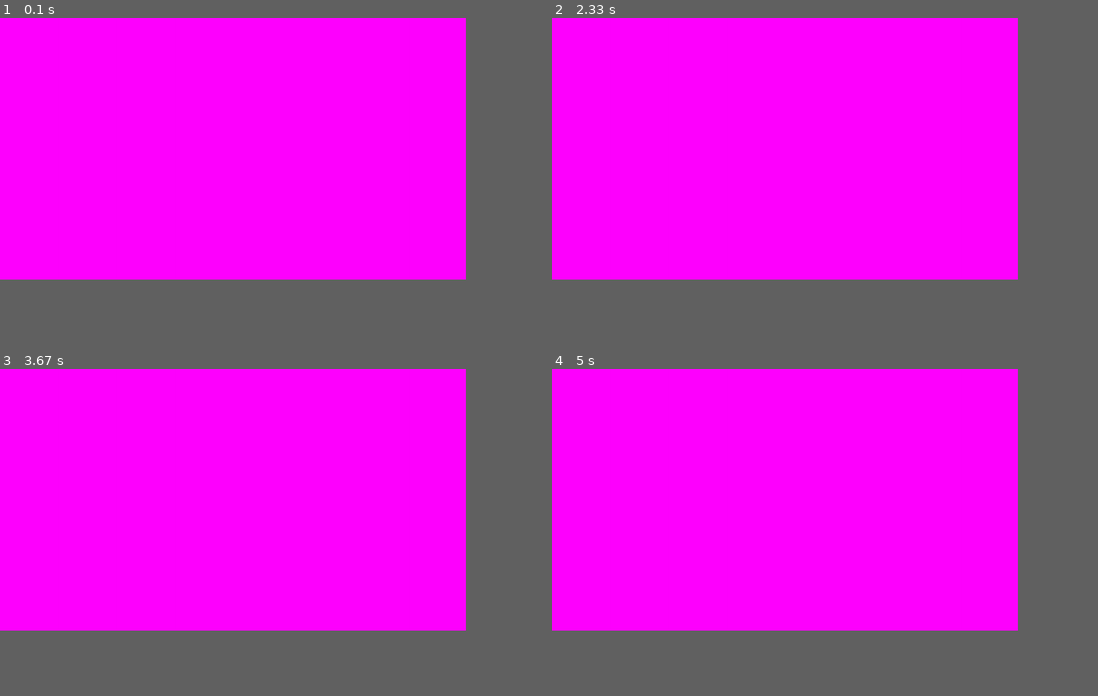
Above: before the commit, frames 1-4 (two rows, left to right).
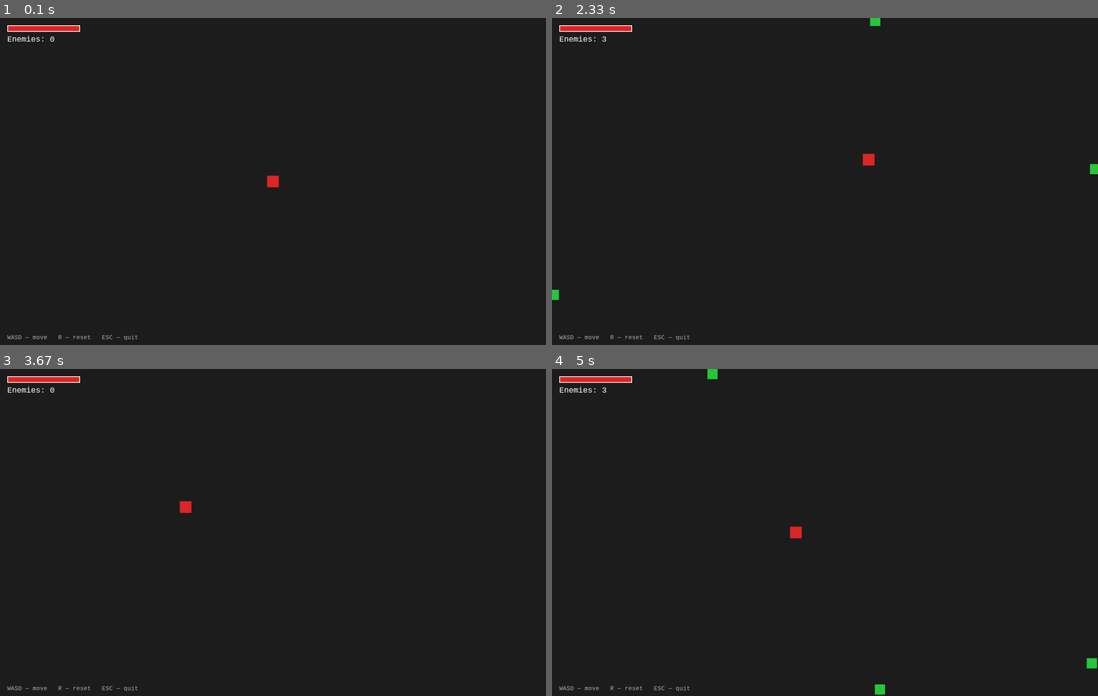
Above: after the commit, the same moments.

Repository: te1ny/blitzframe
Game: pygame game, started from game/main.py
Two runs of this game, one before a commit and one after it. Both use one fixed random seed, a clock stepped at 60 frames per second and the inputs below.
Inputs:
- Up to frame 1 (0.1 s): no input
- Up to frame 2 (2.33 s): hold Right 0.33-0.8 s; hold Up 0.83-1.13 s; hold D 1.17-1.63 s; hold Left 1.67-2.2 s; hold S from 2.23 s (still down)
- Up to frame 3 (3.67 s): release S at 2.53 s; hold R 2.57-2.97 s; hold Left 2.57-2.97 s; hold A 3-3.4 s; hold Up from 3.43 s (still down)
- Up to frame 4 (5 s): release Up at 3.8 s; hold D 3.83-4.47 s; hold Down 4.5-4.87 s; hold A from 4.9 s (still down)
In our replay, the window is 768x432 before the commit and 900x540 after it. These sizes can differ from the game's own. Grey fills any space a smaller window leaves; there, only what the larger window draws over its background counts as a difference.

The runs differ from the first frame. In frame 1, 68% of the frame differs, in the area x 0-86%, y 0-99%; in frame 2, 68%; in frame 3, 68%; in frame 4, 68%, in the area x 0-100%, y 0-100%.

Commit message:
Реализация грейбоксинга

Diff:
--- a/game/main.py
+++ b/game/main.py
@@ -1,37 +1,212 @@
 import pygame
-import sys
-
-pygame.init()
-
-screen_info = pygame.display.Info()
-screen_width = screen_info.current_w
-screen_height = screen_info.current_h
-
-screen = pygame.display.set_mode((screen_width, screen_height), pygame.FULLSCREEN)
-pygame.display.set_caption("Заглушка гаддэм sixseven")
-
-PURPLE = (255, 0, 255)
-BLACK = (0, 0, 0)
-
-square_color = PURPLE
-
-clock = pygame.time.Clock()
-running = True
-while running:
-    for event in pygame.event.get():
-        if event.type == pygame.QUIT:
-            running = False
-        elif event.type == pygame.KEYDOWN:
-            if event.key == pygame.K_ESCAPE or event.key == pygame.K_q:
-                running = False
-
-    screen.fill(BLACK)
-
-    pygame.draw.rect(screen, square_color, (0, 0, screen_width, screen_height))
-
-    pygame.display.flip()
-
-    clock.tick(60)
-
-pygame.quit()
-sys.exit()
+import random
+import math
+
+# Settings (временно здесь)
+WINDOW_WIDTH  = 1500
+WINDOW_HEIGHT = 900
+FRAMERATE     = 60
+PLAYER_SPEED  = 300
+ENEMY_SPEED   = 120
+PLAYER_SIZE   = 32
+ENEMY_SIZE    = 28
+SPAWN_INTERVAL = 2.0   # секунд между волнами
+ENEMIES_PER_WAVE = 3
+
+
+# ─────────────────────────── Sprites ────────────────────────────
+
+class Player(pygame.sprite.Sprite):
+    def __init__(self, groups):
+        super().__init__(groups)
+        self.image = pygame.Surface((PLAYER_SIZE, PLAYER_SIZE))
+        self.image.fill((220, 40, 40))          # красный квадрат
+        self.rect = self.image.get_rect(center=(WINDOW_WIDTH // 2, WINDOW_HEIGHT // 2))
+        self.pos = pygame.math.Vector2(self.rect.center)
+        self.health = 100
+
+    def update(self, dt):
+        keys = pygame.key.get_pressed()
+        direction = pygame.math.Vector2(0, 0)
+        if keys[pygame.K_w] or keys[pygame.K_UP]:    direction.y -= 1
+        if keys[pygame.K_s] or keys[pygame.K_DOWN]:  direction.y += 1
+        if keys[pygame.K_a] or keys[pygame.K_LEFT]:  direction.x -= 1
+        if keys[pygame.K_d] or keys[pygame.K_RIGHT]: direction.x += 1
+
+        if direction.length() > 0:
+            direction = direction.normalize()
+        self.pos += direction * PLAYER_SPEED * dt
+
+        # Удержание в пределах экрана
+        self.pos.x = max(PLAYER_SIZE // 2, min(WINDOW_WIDTH  - PLAYER_SIZE // 2, self.pos.x))
+        self.pos.y = max(PLAYER_SIZE // 2, min(WINDOW_HEIGHT - PLAYER_SIZE // 2, self.pos.y))
+        self.rect.center = self.pos
+
+
+class Enemy(pygame.sprite.Sprite):
+    def __init__(self, groups, player):
+        super().__init__(groups)
+        self.image = pygame.Surface((ENEMY_SIZE, ENEMY_SIZE))
+        self.image.fill((40, 200, 60))          # зелёный квадрат
+        self.rect = self.image.get_rect(center=self._spawn_pos())
+        self.pos = pygame.math.Vector2(self.rect.center)
+        self.player = player
+        self.health = 3
+
+    @staticmethod
+    def _spawn_pos():
+        side = random.choice(['top', 'bottom', 'left', 'right'])
+        if side == 'top':    return (random.randint(0, WINDOW_WIDTH), -ENEMY_SIZE)
+        if side == 'bottom': return (random.randint(0, WINDOW_WIDTH), WINDOW_HEIGHT + ENEMY_SIZE)
+        if side == 'left':   return (-ENEMY_SIZE, random.randint(0, WINDOW_HEIGHT))
+        return (WINDOW_WIDTH + ENEMY_SIZE, random.randint(0, WINDOW_HEIGHT))
+
+    def update(self, dt):
+        direction = pygame.math.Vector2(self.player.rect.center) - self.pos
+        if direction.length() > 0:
+            direction = direction.normalize()
+        self.pos += direction * ENEMY_SPEED * dt
+        self.rect.center = self.pos
+
+
+# ─────────────────────────── States ─────────────────────────────
+
+class Gameplay:
+    def __init__(self, game):
+        self.game = game
+
+    def on_enter(self):
+        pass
+
+    def update(self, dt):
+        g = self.game
+
+        # Спавн волн врагов
+        g.spawn_timer -= dt
+        if g.spawn_timer <= 0:
+            g.spawn_timer = SPAWN_INTERVAL
+            for _ in range(ENEMIES_PER_WAVE):
+                Enemy((g.all_sprites, g.enemy_sprites), g.player)
+
+        # Враги ↔ игрок
+        if pygame.sprite.spritecollide(g.player, g.enemy_sprites, False):
+            g.player.health -= 30 * dt
+            if g.player.health <= 0:
+                g.change_state('game_over')
+
+    def draw(self):
+        g = self.game
+        g.all_sprites.draw(g.display_surface)
+
+        # HUD: здоровье
+        bar_w = 200
+        filled = int(bar_w * max(g.player.health, 0) / 100)
+        pygame.draw.rect(g.display_surface, (80, 80, 80), (20, 20, bar_w, 18))
+        pygame.draw.rect(g.display_surface, (220, 40, 40), (20, 20, filled, 18))
+        pygame.draw.rect(g.display_surface, (255, 255, 255), (20, 20, bar_w, 18), 2)
+
+        # Счётчик врагов
+        txt = g.font.render(f'Enemies: {len(g.enemy_sprites)}', True, (255, 255, 255))
+        g.display_surface.blit(txt, (20, 46))
+
+        # Подсказка управления
+        hint = g.small_font.render('WASD — move   R — reset   ESC — quit', True, (180, 180, 180))
+        g.display_surface.blit(hint, (20, WINDOW_HEIGHT - 30))
+
+
+class GameOver:
+    def __init__(self, game):
+        self.game = game
+
+    def on_enter(self):
+        pass
+
+    def update(self, dt):
+        for event in self.game.frame_events:
+            if event.type == pygame.KEYDOWN:
+                if event.key == pygame.K_r:
+                    self.game.reset_game()
+
+    def draw(self):
+        g = self.game
+        overlay = pygame.Surface((WINDOW_WIDTH, WINDOW_HEIGHT), pygame.SRCALPHA)
+        overlay.fill((0, 0, 0, 160))
+        g.display_surface.blit(overlay, (0, 0))
+
+        big  = g.big_font.render('GAME OVER', True, (220, 40, 40))
+        sub  = g.font.render('Press R to restart', True, (255, 255, 255))
+        g.display_surface.blit(big, big.get_rect(center=(WINDOW_WIDTH // 2, WINDOW_HEIGHT // 2 - 40)))
+        g.display_surface.blit(sub, sub.get_rect(center=(WINDOW_WIDTH // 2, WINDOW_HEIGHT // 2 + 30)))
+
+
+# ─────────────────────────── Game ───────────────────────────────
+
+class Game:
+    def __init__(self):
+        pygame.init()
+        self.display_surface = pygame.display.set_mode((WINDOW_WIDTH, WINDOW_HEIGHT))
+        pygame.display.set_caption('Blitzframe')
+        self.clock = pygame.time.Clock()
+        self.running = True
+
+        self.font       = pygame.font.SysFont('monospace', 22)
+        self.small_font = pygame.font.SysFont('monospace', 16)
+        self.big_font   = pygame.font.SysFont('monospace', 64, bold=True)
+
+        self.frame_events = []
+
+        self.reset_game()
+
+    def reset_game(self):
+        self.game_paused = False
+
+        self.all_sprites           = pygame.sprite.Group()
+        self.enemy_sprites         = pygame.sprite.Group()
+
+        self.player = Player(self.all_sprites)
+
+        self.spawn_timer = SPAWN_INTERVAL
+
+        self.states = {
+            'gameplay':  Gameplay(self),
+            'game_over': GameOver(self),
+        }
+        self.current_state = self.states['gameplay']
+        self.current_state.on_enter()
+
+    def change_state(self, new_state: str):
+        self.current_state = self.states[new_state]
+        self.current_state.on_enter()
+
+    def run(self):
+        while self.running:
+            dt = self.clock.tick(FRAMERATE) / 1000
+
+            self.frame_events = []
+            for event in pygame.event.get():
+                if event.type == pygame.QUIT:
+                    self.running = False
+                if event.type == pygame.KEYDOWN:
+                    if event.key == pygame.K_ESCAPE:
+                        self.running = False
+                    if event.key == pygame.K_r:
+                        self.reset_game()
+                self.frame_events.append(event)
+
+            # update
+            if not self.game_paused:
+                self.all_sprites.update(dt)
+            self.current_state.update(dt)
+
+            # draw
+            self.display_surface.fill((30, 30, 30))
+            self.current_state.draw()
+
+            pygame.display.update()
+
+        pygame.quit()
+
+
+if __name__ == '__main__':
+    game = Game()
+    game.run()
